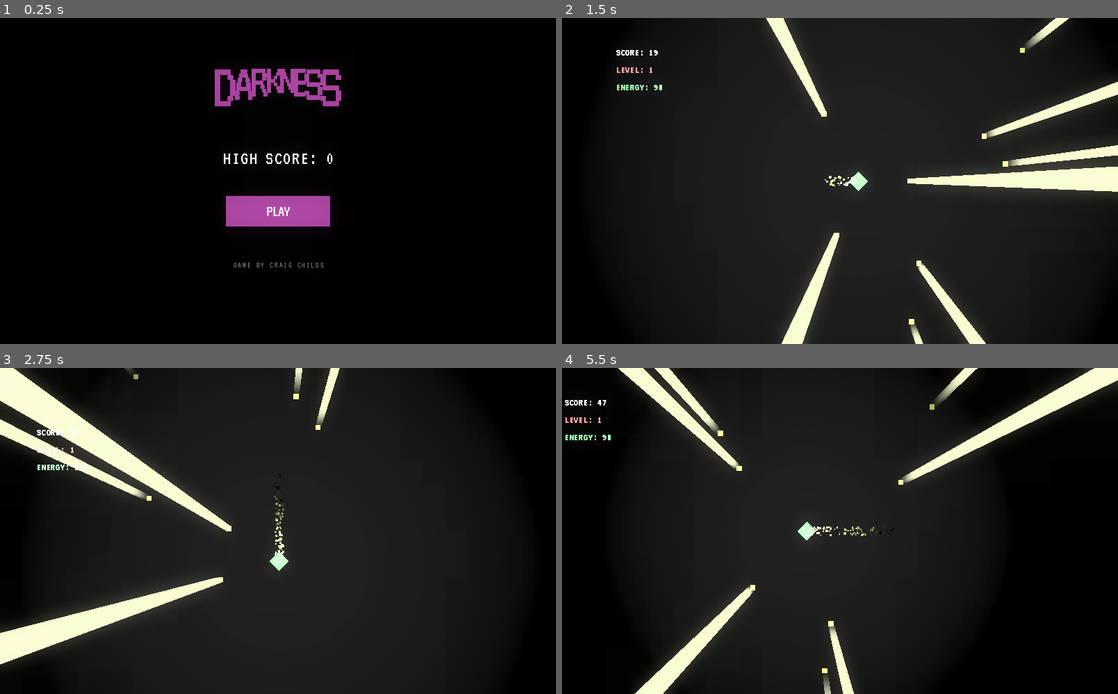
Above: before the commit, frames 1-4 (two rows, left to right).
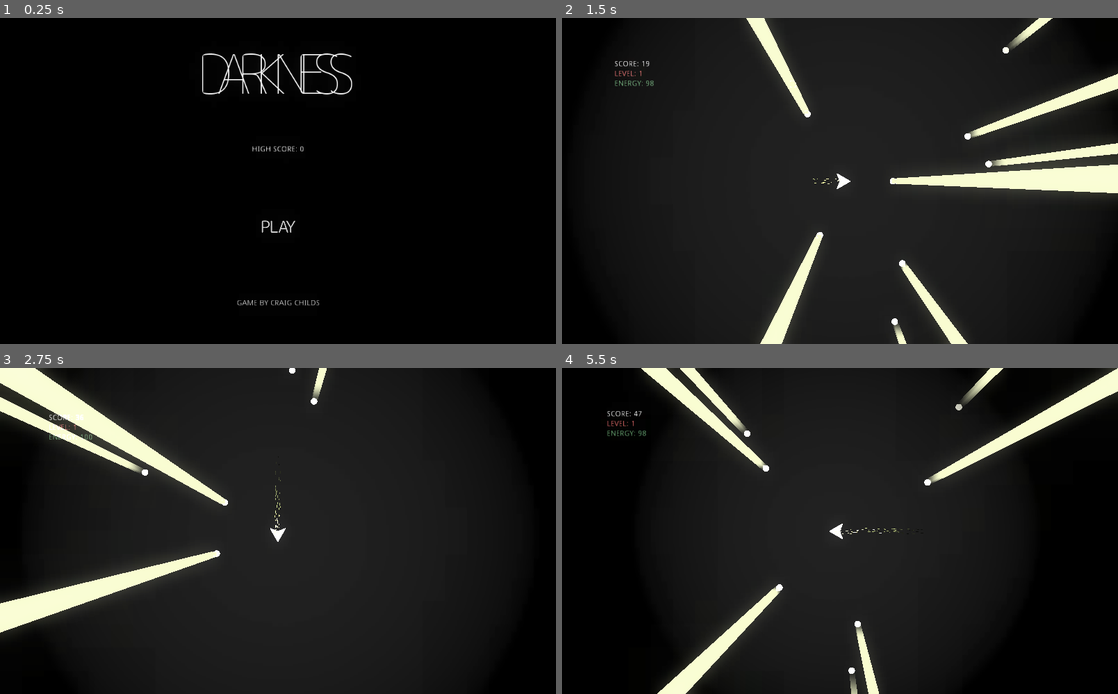
Above: after the commit, the same moments.

Repository: CraigChilds94/darkness
Game: Godot game, scene res://Menu.tscn
Two runs of this game, one before a commit and one after it. Both use one fixed random seed, a clock stepped at 60 frames per second and the inputs below. Sound files missing from this copy of the repository are replaced by a short silence.
Inputs (mouse positions are in pixels of both pictures, inside the frame that each line leads up to; where the layout moved, square brackets give the same spot in the first picture):
- Up to frame 1 (0.25 s): no input
- Up to frame 2 (1.5 s): click (840, 226) [840, 210] at 0.5 s; tap Enter (ui_accept) at 1.25 s; hold Right (ui_right) from 1.28 s (still down)
- Up to frame 3 (2.75 s): tap Enter (ui_accept) at 1.52, 2.27 s; release Right (ui_right) at 2.03 s; hold Down (ui_down) from 2.03 s (still down)
- Up to frame 4 (5.5 s): release Down (ui_down) at 2.78 s; hold Right (ui_right) 2.78-3.53 s; hold Up (ui_up) 3.53-4.28 s; tap Enter (ui_accept) at 3.77, 4.52, 5.27 s; hold Left (ui_left) from 4.28 s (still down)

The runs differ from the first frame. In frame 1, 4.2% of the frame differs, in the area x 36-64%, y 10-89%; in frame 2, 7.1%; in frame 3, 11%, in the area x 0-62%, y 0-92%; in frame 4, 9.4%.

Commit message:
Update assets, adjust the player to rotate and adjust the trailing particles to match also

Diff:
--- a/GameOver.tscn
+++ b/GameOver.tscn
@@ -1,8 +1,7 @@
-[gd_scene load_steps=12 format=2]
+[gd_scene load_steps=10 format=2]
 
 [ext_resource path="res://sprites/background.png" type="Texture" id=1]
 [ext_resource path="res://sprites/title.png" type="Texture" id=2]
-[ext_resource path="res://fonts/vt323/VT323-Regular.ttf" type="DynamicFontData" id=3]
 [ext_resource path="res://sprites/menu_button.png" type="Texture" id=4]
 [ext_resource path="res://sprites/menu_button_active.png" type="Texture" id=5]
 [ext_resource path="res://scripts/GameOver.gd" type="Script" id=6]
@@ -36,14 +35,6 @@
 glow_hdr_scale = 0.33
 glow_bicubic_upscale = true
 
-[sub_resource type="DynamicFont" id=4]
-size = 36
-extra_spacing_top = 4
-extra_spacing_bottom = 1
-extra_spacing_char = 2
-extra_spacing_space = -2
-font_data = ExtResource( 3 )
-
 [node name="GameOver" type="Node2D"]
 script = ExtResource( 6 )
 
@@ -53,13 +44,13 @@
 scale = Vector2( 133.304, 80.4257 )
 texture = ExtResource( 1 )
 __meta__ = {
-"_edit_group_": true
+"_edit_group_": true,
+"_edit_lock_": true
 }
 
 [node name="Title" type="Sprite" parent="."]
 material = SubResource( 2 )
-position = Vector2( 512, 96 )
-scale = Vector2( 0.127358, 0.127358 )
+position = Vector2( 510.717, 103 )
 texture = ExtResource( 2 )
 
 [node name="WorldEnvironment" type="WorldEnvironment" parent="."]
@@ -71,7 +62,6 @@
 margin_right = 741.0
 margin_bottom = 324.0
 rect_pivot_offset = Vector2( 300, 21 )
-custom_fonts/font = SubResource( 4 )
 text = "Score: 2350"
 align = 1
 uppercase = true
@@ -81,26 +71,25 @@
 
 [node name="GameOver" type="Label" parent="."]
 margin_left = 284.0
-margin_top = 180.0
+margin_top = 196.0
 margin_right = 741.0
-margin_bottom = 252.0
+margin_bottom = 268.0
 rect_pivot_offset = Vector2( 300, 21 )
-custom_fonts/font = SubResource( 4 )
 custom_colors/font_color = Color( 0.713726, 0.266667, 0.317647, 1 )
 text = "Game Over"
 align = 1
 uppercase = true
+percent_visible = -0.125
 __meta__ = {
 "_edit_use_anchors_": false
 }
 
 [node name="Level" type="Label" parent="."]
 margin_left = 284.0
-margin_top = 291.0
+margin_top = 275.0
 margin_right = 741.0
-margin_bottom = 363.0
+margin_bottom = 347.0
 rect_pivot_offset = Vector2( 300, 21 )
-custom_fonts/font = SubResource( 4 )
 text = "Level: 2"
 align = 1
 uppercase = true
@@ -110,16 +99,17 @@
 
 [node name="MenuButton" type="TextureButton" parent="."]
 margin_left = 416.0
-margin_top = 423.0
+margin_top = 355.0
 margin_right = 800.0
-margin_bottom = 537.0
+margin_bottom = 469.0
 rect_scale = Vector2( 0.5, 0.5 )
 action_mode = 0
 texture_normal = ExtResource( 4 )
 texture_pressed = ExtResource( 5 )
 texture_hover = ExtResource( 5 )
 texture_focused = ExtResource( 5 )
-stretch_mode = 4
+expand = true
+stretch_mode = 3
 __meta__ = {
 "_edit_use_anchors_": false
 }
--- a/Level.tscn
+++ b/Level.tscn
@@ -6,34 +6,34 @@
 [ext_resource path="res://sprites/light.png" type="Texture" id=4]
 [ext_resource path="res://sprites/player.png" type="Texture" id=5]
 [ext_resource path="res://sprites/mask_3.png" type="Texture" id=6]
-[ext_resource path="res://fonts/vt323/VT323-Regular.ttf" type="DynamicFontData" id=7]
+[ext_resource path="res://sprites/particle.png" type="Texture" id=7]
 [ext_resource path="res://audio/light_collected.wav" type="AudioStream" id=8]
 [ext_resource path="res://audio/background_music.wav" type="AudioStream" id=9]
 [ext_resource path="res://scripts/Light.gd" type="Script" id=10]
 [ext_resource path="res://audio/new_level.wav" type="AudioStream" id=11]
 
 [sub_resource type="Gradient" id=1]
+colors = PoolColorArray( 1, 1, 1, 1, 1, 1, 1, 1 )
 
 [sub_resource type="GradientTexture" id=2]
 gradient = SubResource( 1 )
 
 [sub_resource type="CanvasItemMaterial" id=3]
 
-[sub_resource type="CanvasItemMaterial" id=4]
+[sub_resource type="CanvasItemMaterial" id=13]
 blend_mode = 1
+light_mode = 2
 
 [sub_resource type="CanvasItemMaterial" id=5]
-
-[sub_resource type="Gradient" id=6]
+blend_mode = 1
+
+[sub_resource type="CanvasItemMaterial" id=6]
+
+[sub_resource type="Gradient" id=7]
 colors = PoolColorArray( 0.90335, 0.964473, 0.613397, 1, 0, 0, 0, 1 )
 
-[sub_resource type="CircleShape2D" id=7]
-radius = 58.7719
-
-[sub_resource type="DynamicFont" id=8]
-size = 20
-extra_spacing_char = 1
-font_data = ExtResource( 7 )
+[sub_resource type="CircleShape2D" id=8]
+radius = 67.2026
 
 [sub_resource type="OccluderPolygon2D" id=9]
 polygon = PoolVector2Array( -2.05943, -1.41039, -2.05943, -1.35395, -2.02347, -1.35395, -2.02347, -1.40391 )
@@ -66,8 +66,6 @@
 glow_hdr_scale = 0.33
 glow_bicubic_upscale = true
 
-[sub_resource type="CanvasItemMaterial" id=13]
-
 [node name="Level" type="Node2D"]
 script = ExtResource( 2 )
 padding = 0
@@ -81,6 +79,9 @@
 energy = 4.22
 range_item_cull_mask = 2
 shadow_item_cull_mask = 2
+__meta__ = {
+"_edit_lock_": true
+}
 
 [node name="TimeElapsedTimer" type="Timer" parent="."]
 wait_time = 0.5
@@ -92,10 +93,13 @@
 
 [node name="Background" type="Sprite" parent="."]
 material = SubResource( 3 )
-position = Vector2( 511.146, 298.194 )
+position = Vector2( 511.146, 295.194 )
 scale = Vector2( 448.813, 281.404 )
 z_index = -2
 texture = ExtResource( 1 )
+__meta__ = {
+"_edit_lock_": true
+}
 
 [node name="Player" type="KinematicBody2D" parent="."]
 position = Vector2( 510.855, 299.22 )
@@ -104,10 +108,65 @@
 max_speed = 300
 friction = 50
 
+[node name="UI" type="MarginContainer" parent="Player"]
+margin_left = -421.855
+margin_top = -223.22
+margin_right = -118.855
+margin_bottom = -106.22
+__meta__ = {
+"_edit_use_anchors_": false
+}
+
+[node name="Container" type="VBoxContainer" parent="Player/UI"]
+margin_right = 303.0
+margin_bottom = 117.0
+
+[node name="Score" type="Label" parent="Player/UI/Container"]
+light_mask = 2
+material = SubResource( 13 )
+margin_right = 303.0
+margin_bottom = 14.0
+rect_pivot_offset = Vector2( 137.351, -67.2713 )
+custom_colors/font_color = Color( 1, 1, 1, 1 )
+text = "Score: 0"
+uppercase = true
+__meta__ = {
+"_edit_use_anchors_": false
+}
+
+[node name="CurrentLevel" type="Label" parent="Player/UI/Container"]
+light_mask = 2
+material = SubResource( 13 )
+margin_top = 18.0
+margin_right = 303.0
+margin_bottom = 32.0
+rect_pivot_offset = Vector2( 137.351, -67.2713 )
+custom_colors/font_color = Color( 0.92549, 0.431373, 0.431373, 1 )
+text = "Level: 0"
+uppercase = true
+__meta__ = {
+"_edit_use_anchors_": false
+}
+
+[node name="Energy" type="Label" parent="Player/UI/Container"]
+light_mask = 2
+material = SubResource( 13 )
+margin_top = 36.0
+margin_right = 303.0
+margin_bottom = 50.0
+rect_pivot_offset = Vector2( 137.351, -67.2713 )
+custom_colors/font_color = Color( 0.423529, 0.67451, 0.462745, 1 )
+text = "Energy: 100"
+uppercase = true
+__meta__ = {
+"_edit_use_anchors_": false
+}
+
 [node name="Camera2D" type="Camera2D" parent="Player"]
 position = Vector2( 0.291199, -1.02597 )
 current = true
 smoothing_enabled = true
+smoothing_speed = 25.0
 __meta__ = {
 "_edit_lock_": true
 }
@@ -131,9 +190,8 @@
 }
 
 [node name="Sprite" type="Sprite" parent="Player"]
-material = SubResource( 5 )
+material = SubResource( 6 )
 position = Vector2( 0, -0.530334 )
-rotation = 0.785398
 scale = Vector2( 0.25, 0.25 )
 texture = ExtResource( 5 )
 
@@ -144,10 +202,11 @@
 randomness = 1.0
 lifetime_randomness = 0.25
 local_coords = false
+texture = ExtResource( 7 )
 emission_shape = 1
-emission_sphere_radius = 30.0
+emission_sphere_radius = 20.55
 direction = Vector2( 0, 0 )
-spread = 10.0
+spread = 40.48
 gravity = Vector2( 0, 0 )
 initial_velocity = 1.0
 initial_velocity_random = 1.0
@@ -156,66 +215,14 @@
 orbit_velocity_random = 1.0
 linear_accel = 1.0
 linear_accel_random = 1.0
-angle = 2.0
-angle_random = 1.0
-scale_amount = 5.0
-scale_amount_random = 1.0
-color_ramp = SubResource( 6 )
+scale_amount = 0.0
+scale_amount_random = 0.2
+color_ramp = SubResource( 7 )
 
 [node name="CollisionShape2D" type="CollisionShape2D" parent="Player"]
 position = Vector2( 0, -0.530334 )
 scale = Vector2( 0.5, 0.5 )
-shape = SubResource( 7 )
-
-[node name="UI" type="Node2D" parent="Player"]
-self_modulate = Color( 0.121569, 0.113725, 0.113725, 1 )
-light_mask = 2
-z_index = -1
-
-[node name="Score" type="Label" parent="Player/UI"]
-light_mask = 2
-margin_left = -445.669
-margin_top = -246.775
-margin_right = -374.669
-margin_bottom = -226.775
-rect_pivot_offset = Vector2( 137.351, -67.2713 )
-custom_fonts/font = SubResource( 8 )
-custom_colors/font_color = Color( 1, 1, 1, 1 )
-text = "Score: 0"
-uppercase = true
-__meta__ = {
-"_edit_use_anchors_": false
-}
-
-[node name="Energy" type="Label" parent="Player/UI"]
-light_mask = 2
-margin_left = -445.669
-margin_top = -182.775
-margin_right = -374.669
-margin_bottom = -162.775
-rect_pivot_offset = Vector2( 137.351, -67.2713 )
-custom_fonts/font = SubResource( 8 )
-custom_colors/font_color = Color( 0.423529, 0.67451, 0.462745, 1 )
-text = "Energy: 100"
-uppercase = true
-__meta__ = {
-"_edit_use_anchors_": false
-}
-
-[node name="CurrentLevel" type="Label" parent="Player/UI"]
-light_mask = 2
-margin_left = -445.669
-margin_top = -214.929
-margin_right = -374.669
-margin_bottom = -194.929
-rect_pivot_offset = Vector2( 137.351, -67.2713 )
-custom_fonts/font = SubResource( 8 )
-custom_colors/font_color = Color( 0.92549, 0.431373, 0.431373, 1 )
-text = "Level: 0"
-uppercase = true
-__meta__ = {
-"_edit_use_anchors_": false
-}
+shape = SubResource( 8 )
 
 [node name="LightOrb" type="StaticBody2D" parent="."]
 visible = false
@@ -241,47 +248,6 @@
 
 [node name="WorldEnvironment" type="WorldEnvironment" parent="."]
 environment = SubResource( 12 )
-
-[node name="Wall_Left" type="Node" parent="."]
-
-[node name="Sprite" type="Sprite" parent="Wall_Left"]
-visible = false
-light_mask = 2
-material = SubResource( 13 )
-position = Vector2( -25, 298.194 )
-scale = Vector2( 0.5, 6.92513 )
-z_index = 1
-texture = ExtResource( 4 )
-
-[node name="Wall_Right" type="Node" parent="."]
-
-[node name="Sprite" type="Sprite" parent="Wall_Right"]
-visible = false
-light_mask = 2
-material = SubResource( 13 )
-position = Vector2( 1047.72, 298.194 )
-scale = Vector2( 0.5, 6.92513 )
-texture = ExtResource( 4 )
-
-[node name="Wall_Top" type="Node" parent="."]
-
-[node name="Sprite" type="Sprite" parent="Wall_Top"]
-visible = false
-light_mask = 2
-material = SubResource( 13 )
-position = Vector2( 511.085, -24.1097 )
-scale = Vector2( 10.2328, 0.479048 )
-texture = ExtResource( 4 )
-
-[node name="Wall_Bottom" type="Node" parent="."]
-
-[node name="Sprite" type="Sprite" parent="Wall_Bottom"]
-visible = false
-light_mask = 2
-material = SubResource( 13 )
-position = Vector2( 515.83, 620.769 )
-scale = Vector2( 10.3723, 0.473638 )
-texture = ExtResource( 4 )
 
 [node name="LightCollectedAudio" type="AudioStreamPlayer2D" parent="."]
 stream = ExtResource( 8 )
--- a/Menu.tscn
+++ b/Menu.tscn
@@ -1,8 +1,7 @@
-[gd_scene load_steps=13 format=2]
+[gd_scene load_steps=10 format=2]
 
 [ext_resource path="res://sprites/background.png" type="Texture" id=1]
 [ext_resource path="res://sprites/title.png" type="Texture" id=2]
-[ext_resource path="res://fonts/vt323/VT323-Regular.ttf" type="DynamicFontData" id=3]
 [ext_resource path="res://sprites/play_button.png" type="Texture" id=4]
 [ext_resource path="res://sprites/play_button_active.png" type="Texture" id=5]
 [ext_resource path="res://scripts/Menu.gd" type="Script" id=6]
@@ -35,19 +34,6 @@
 glow_hdr_scale = 0.33
 glow_bicubic_upscale = true
 
-[sub_resource type="DynamicFont" id=4]
-size = 36
-extra_spacing_top = 4
-extra_spacing_bottom = 1
-extra_spacing_char = 2
-extra_spacing_space = -2
-font_data = ExtResource( 3 )
-
-[sub_resource type="DynamicFont" id=5]
-outline_color = Color( 0.407843, 0.407843, 0.407843, 1 )
-extra_spacing_char = 2
-font_data = ExtResource( 3 )
-
 [node name="Menu" type="Node2D"]
 script = ExtResource( 6 )
 
@@ -56,11 +42,13 @@
 position = Vector2( 493.48, 325.871 )
 scale = Vector2( 133.304, 80.4257 )
 texture = ExtResource( 1 )
+__meta__ = {
+"_edit_lock_": true
+}
 
 [node name="Title" type="Sprite" parent="."]
 material = SubResource( 2 )
-position = Vector2( 512, 128 )
-scale = Vector2( 0.206811, 0.206811 )
+position = Vector2( 510.717, 103 )
 texture = ExtResource( 2 )
 
 [node name="WorldEnvironment" type="WorldEnvironment" parent="."]
@@ -72,7 +60,6 @@
 margin_right = 741.0
 margin_bottom = 307.0
 rect_pivot_offset = Vector2( 300, 21 )
-custom_fonts/font = SubResource( 4 )
 text = "High Score: 2350"
 align = 1
 uppercase = true
@@ -82,12 +69,11 @@
 
 [node name="Message" type="Label" parent="."]
 margin_left = 284.0
-margin_top = 446.0
+margin_top = 518.0
 margin_right = 741.0
-margin_bottom = 518.0
+margin_bottom = 590.0
 rect_pivot_offset = Vector2( 300, 21 )
-custom_fonts/font = SubResource( 5 )
-custom_colors/font_color = Color( 0.462745, 0.462745, 0.462745, 1 )
+custom_colors/font_color = Color( 0.823529, 0.823529, 0.823529, 1 )
 text = "Game By Craig Childs"
 align = 1
 uppercase = true
@@ -97,16 +83,17 @@
 
 [node name="PlayButton" type="TextureButton" parent="."]
 margin_left = 416.0
-margin_top = 327.0
+margin_top = 355.0
 margin_right = 800.0
-margin_bottom = 441.0
+margin_bottom = 469.0
 rect_scale = Vector2( 0.5, 0.5 )
 action_mode = 0
 texture_normal = ExtResource( 4 )
 texture_pressed = ExtResource( 5 )
 texture_hover = ExtResource( 5 )
 texture_focused = ExtResource( 5 )
-stretch_mode = 4
+expand = true
+stretch_mode = 3
 __meta__ = {
 "_edit_use_anchors_": false
 }
--- a/scripts/Level.gd
+++ b/scripts/Level.gd
@@ -35,11 +35,9 @@
 	light_audio = get_node("LightCollectedAudio")
 	player = get_node("Player")
 	player_light = player.get_node("Camera2D/Light2D")
-	score_label = $Player/UI/Score
-	score_label.set_text("Score: " + str(Game.get_current_points()))
-	level_label = $Player/UI/CurrentLevel
-	level_label.set_text("Level: " + str(Game.get_current_level()))
-	$Player/UI/Energy.set_text("Energy: " + str(player.energy))
+	$Player/UI/Container/Score.set_text("Score: " + str(Game.get_current_points()))
+	$Player/UI/Container/CurrentLevel.set_text("Level: " + str(Game.get_current_level()))
+	$Player/UI/Container/Energy.set_text("Energy: " + str(player.energy))
 
 	base_texture_scale = player_light.texture_scale
 	screen_size = get_viewport_rect().size
@@ -55,7 +53,7 @@
 	visibility -= darkness_rate * delta
 	new_texture_scale = base_texture_scale * ((visibility / 100))
 	player_light.texture_scale = new_texture_scale
-	$Player/UI/Energy.set_text("Energy: " + str(round(player.energy)))
+	$Player/UI/Container/Energy.set_text("Energy: " + str(round(player.energy)))
 
 	if !loading && Game.get_lights_collected() == number_of_lights:
 		loading = true
@@ -78,7 +76,7 @@
 	Game.collect_light()
 	Game.add_points(new_points + (time_points_bonus - time_elapsed))
 	visibility = min(max_light_percentage, visibility + visibility_increase)
-	score_label.set_text("Score: " + str(Game.get_current_points()))
+	$Player/UI/Container/Score.set_text("Score: " + str(Game.get_current_points()))
 	print("Collected " + str(Game.get_lights_collected()) + " of " + str(number_of_lights))
 
 func _get_random_position():
--- a/scripts/PlayerController.gd
+++ b/scripts/PlayerController.gd
@@ -32,6 +32,12 @@
 		velocity += input_vector * acceleration * delta
 		velocity = velocity.clamped((max_speed * sprint_multiplier) * delta)
 		$Sprite/Tail.emitting = true
+
+		var angle_radians = $Sprite.position.angle_to(velocity)
+		$Sprite.rotation = lerp($Sprite.rotation, angle_radians, 1)
+
+		$Sprite/Tail.set_param(CPUParticles.PARAM_ANGLE, rad2deg(angle_radians))
+
 	else:
 		velocity = velocity.move_toward(Vector2.ZERO, friction * delta)
 		$Sprite/Tail.emitting = false
Not shown: 2 places in Level.tscn that only renumber resources
Binary file changed: sprites/icon.png
Binary file changed: sprites/light.png
Binary file changed: sprites/menu_button.png
Binary file changed: sprites/menu_button_active.png
Binary file changed: sprites/particle.png
Binary file changed: sprites/play_button.png
Binary file changed: sprites/play_button_active.png
Binary file changed: sprites/player.png
Binary file changed: sprites/title.png
